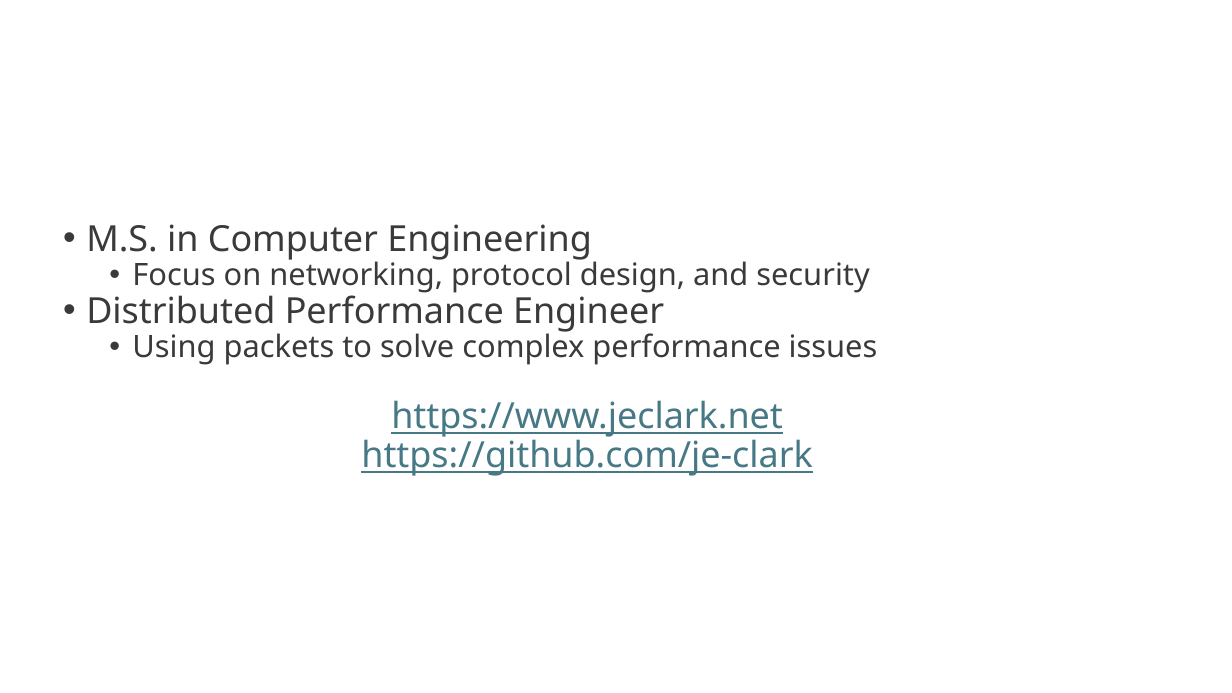
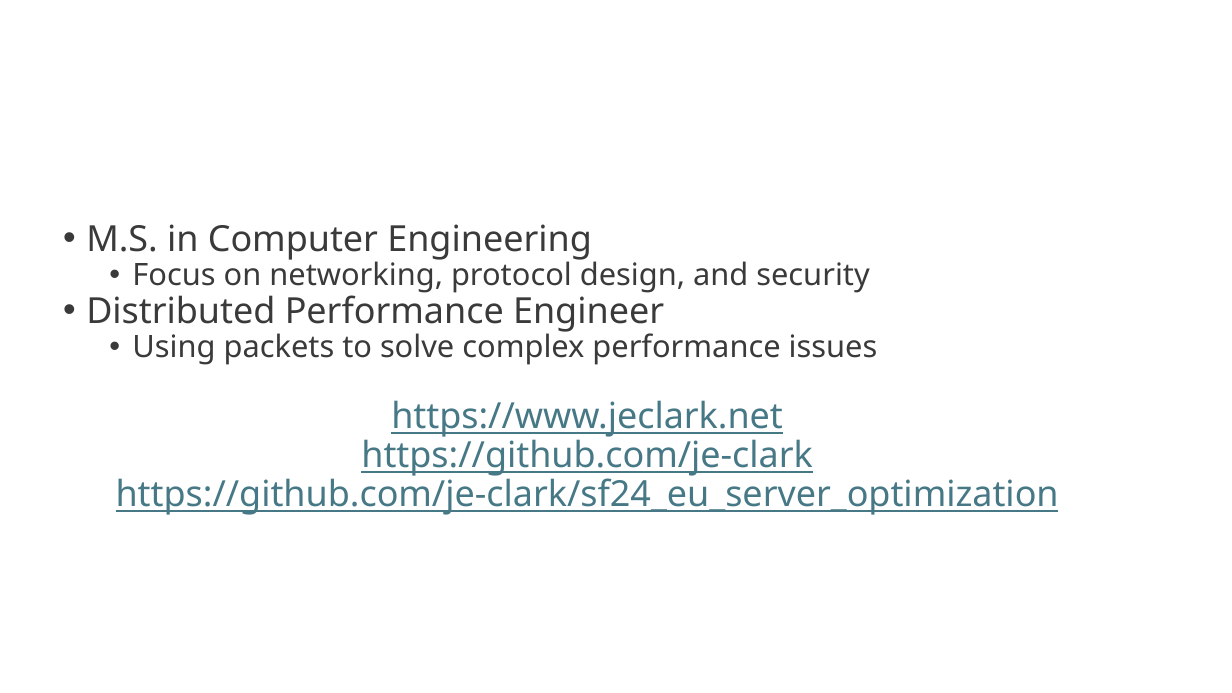
Before and after one commit to je-clark/sf24_eu_server_optimization, a slide deck: slide 2 of PacketGuidedOptimization_Sharkfest2024_EU_JClark.pptx. Drawn at 1232x693 pixels with LibreOffice and Linux fonts; fonts in the diff are those of the drawing; background and template pictures are left out. Boxes give left, top, right and bottom in pixels: in the first picture for what was removed or moved away, otherwise in the second. Text is boxed around its words. In the diff, an @@ line names an element or a change of style, - is before the commit and + after.

```diff
--- a/PacketGuidedOptimization_Sharkfest2024_EU_JClark.pptx
+++ b/PacketGuidedOptimization_Sharkfest2024_EU_JClark.pptx
@@ text at [116, 472, 1059, 515]: paragraph added @@
+https://github.com/je-clark/sf24_eu_server_optimization
```
Also in this commit, not shown: 3 other slides changed.
